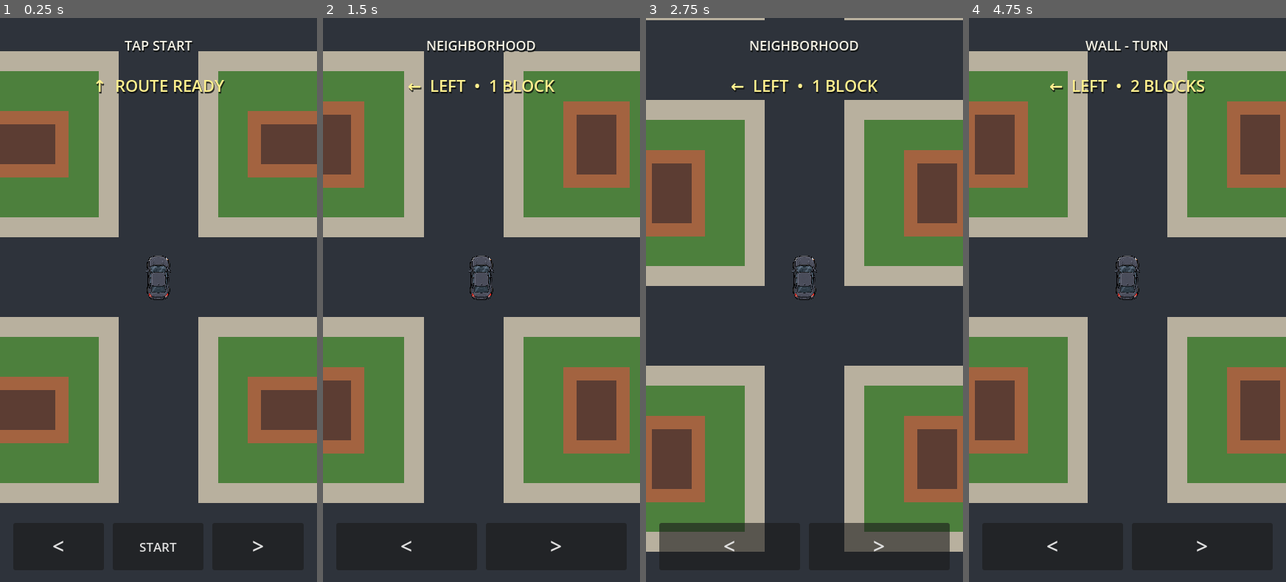
Above: before the commit, frames 1-4 (left to right).
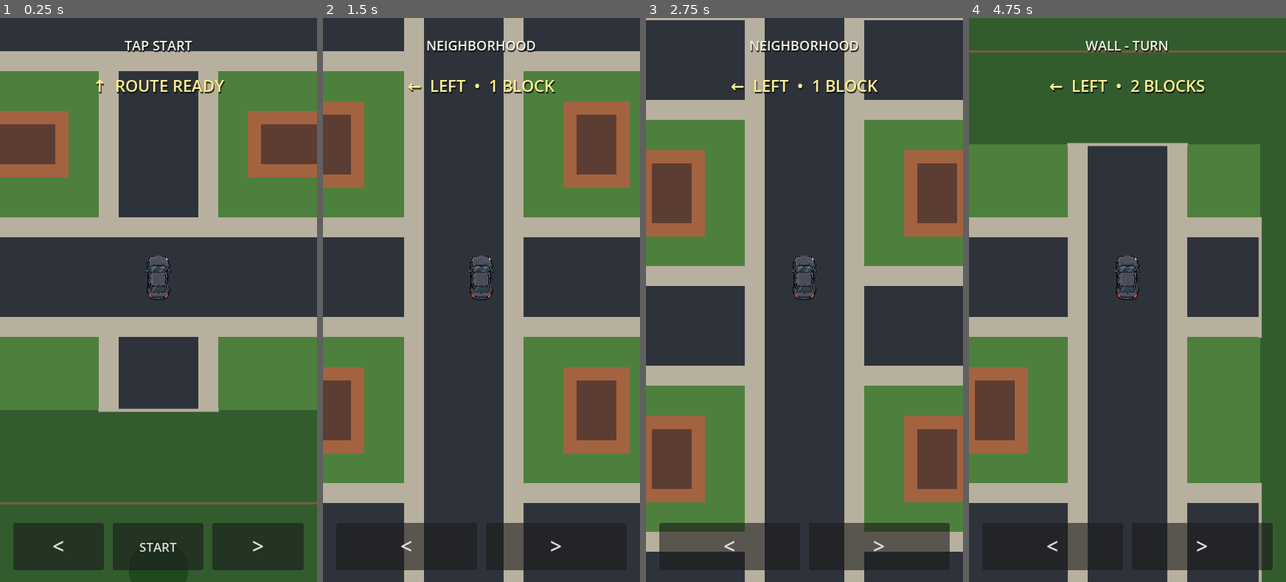
Above: after the commit, the same moments.

Repository: patrickcallahancomedy/comedian
Game: Godot game, scene res://scenes/drive/drive_module.tscn
Same seed, same stepped clock (60 frames per second), same inputs: the game is played once before the commit and once after it.
Inputs (mouse positions are in pixels of both pictures, inside the frame that each line leads up to):
- Up to frame 1 (0.25 s): no input
- Up to frame 2 (1.5 s): click "START" at 0.5 s; tap Enter (ui_accept) at 1.25 s; move the mouse to (551, 271) at 1.27 s; hold Right from 1.28 s (still down); tap Space at 1.35 s; click (551, 271) at 1.42 s
- Up to frame 3 (2.75 s): tap Enter (ui_accept) at 1.52 s; release Right at 2 s; drag from (741, 328) to (788, 412) at 2.02 s
- Up to frame 4 (4.75 s): move the mouse to (1159, 175) at 2.77 s; hold Right 2.78-3.5 s; tap Space at 2.85, 4.35 s; drag from (1111, 412) to (1032, 215) at 3.52 s; move the mouse to (1222, 384) at 4.27 s; hold Left from 4.28 s (still down); tap Enter (ui_accept) at 4.52 s

The runs differ from the first frame. In frame 1, 29% of the frame differs, in the area x 0-100%, y 5-100%; in frame 2, 4.2%; in frame 3, 4.1%; in frame 4, 35%, in the area x 0-100%, y 0-100%.

Commit message:
Style neighborhood edges as clear boundaries

Diff:
--- a/godot/scripts/drive/drive_grid_controller.gd
+++ b/godot/scripts/drive/drive_grid_controller.gd
@@ -28,6 +28,10 @@
 const NEIGHBORHOOD_ROAD_WIDTH := 12.0
 const NEIGHBORHOOD_SIDEWALK_WIDTH := 18.0
 const NEIGHBORHOOD_VISUAL_PADDING_CELLS := 2
+const NEIGHBORHOOD_EDGE_COLOR := Color(0.20, 0.36, 0.18)
+const NEIGHBORHOOD_FENCE_COLOR := Color(0.48, 0.36, 0.24)
+const NEIGHBORHOOD_TREE_COLOR := Color(0.12, 0.29, 0.12)
+const NEIGHBORHOOD_EDGE_OFFSET := 14.0
 const CONNECTOR_COLOR := Color(0.93, 0.56, 0.20)
 const HIGHWAY_COLOR := Color(0.72, 0.42, 0.58)
 const CITY_COLOR := Color(0.42, 0.44, 0.48)
@@ -440,64 +444,55 @@
 
 
 func _draw_neighborhood() -> void:
-	# The playable neighborhood is still a 4x4 logical grid, but the visual
-	# neighborhood extends beyond it so the edge of the game board never shows
-	# as empty black space when the fixed car reaches a perimeter street.
-	var logical_rect := MAP.NEIGHBORHOOD_RECT
+	# The logical 4x4 neighborhood stays unchanged. The extra visual area now
+	# reads as a boundary instead of more drivable streets.
+	var rect := MAP.NEIGHBORHOOD_RECT
 	var padding := float(MAP.NEIGHBORHOOD_CELL * NEIGHBORHOOD_VISUAL_PADDING_CELLS)
-	var visual_rect := logical_rect.grow(padding)
-
-	_draw_world_rect(visual_rect, NEIGHBORHOOD_COLOR)
-
-	var first_index := -NEIGHBORHOOD_VISUAL_PADDING_CELLS
-	var last_index := MAP.NEIGHBORHOOD_SIZE.x + NEIGHBORHOOD_VISUAL_PADDING_CELLS
-
-	# Sidewalks.
-	for x_index in range(first_index, last_index):
-		var center_x := logical_rect.position.x + (float(x_index) + 0.5) * MAP.NEIGHBORHOOD_CELL
+	var visual_rect := rect.grow(padding)
+
+	# Darker outer landscaping clearly separates the playable neighborhood.
+	_draw_world_rect(visual_rect, NEIGHBORHOOD_EDGE_COLOR)
+	_draw_world_rect(rect, NEIGHBORHOOD_COLOR)
+
+	# Sidewalks and roads exist only inside the playable rectangle.
+	for x_index in range(MAP.NEIGHBORHOOD_SIZE.x):
+		var center_x := rect.position.x + (float(x_index) + 0.5) * MAP.NEIGHBORHOOD_CELL
 		_draw_world_rect(
 			Rect2(
-				Vector2(center_x - NEIGHBORHOOD_SIDEWALK_WIDTH * 0.5, visual_rect.position.y),
-				Vector2(NEIGHBORHOOD_SIDEWALK_WIDTH, visual_rect.size.y)
+				Vector2(center_x - NEIGHBORHOOD_SIDEWALK_WIDTH * 0.5, rect.position.y),
+				Vector2(NEIGHBORHOOD_SIDEWALK_WIDTH, rect.size.y)
 			),
 			NEIGHBORHOOD_SIDEWALK_COLOR
 		)
-
-	for y_index in range(first_index, last_index):
-		var center_y := logical_rect.position.y + (float(y_index) + 0.5) * MAP.NEIGHBORHOOD_CELL
 		_draw_world_rect(
 			Rect2(
-				Vector2(visual_rect.position.x, center_y - NEIGHBORHOOD_SIDEWALK_WIDTH * 0.5),
-				Vector2(visual_rect.size.x, NEIGHBORHOOD_SIDEWALK_WIDTH)
+				Vector2(center_x - NEIGHBORHOOD_ROAD_WIDTH * 0.5, rect.position.y),
+				Vector2(NEIGHBORHOOD_ROAD_WIDTH, rect.size.y)
+			),
+			NEIGHBORHOOD_ROAD_COLOR
+		)
+
+	for y_index in range(MAP.NEIGHBORHOOD_SIZE.y):
+		var center_y := rect.position.y + (float(y_index) + 0.5) * MAP.NEIGHBORHOOD_CELL
+		_draw_world_rect(
+			Rect2(
+				Vector2(rect.position.x, center_y - NEIGHBORHOOD_SIDEWALK_WIDTH * 0.5),
+				Vector2(rect.size.x, NEIGHBORHOOD_SIDEWALK_WIDTH)
 			),
 			NEIGHBORHOOD_SIDEWALK_COLOR
 		)
-
-	# Roads.
-	for x_index in range(first_index, last_index):
-		var center_x := logical_rect.position.x + (float(x_index) + 0.5) * MAP.NEIGHBORHOOD_CELL
 		_draw_world_rect(
 			Rect2(
-				Vector2(center_x - NEIGHBORHOOD_ROAD_WIDTH * 0.5, visual_rect.position.y),
-				Vector2(NEIGHBORHOOD_ROAD_WIDTH, visual_rect.size.y)
+				Vector2(rect.position.x, center_y - NEIGHBORHOOD_ROAD_WIDTH * 0.5),
+				Vector2(rect.size.x, NEIGHBORHOOD_ROAD_WIDTH)
 			),
 			NEIGHBORHOOD_ROAD_COLOR
 		)
 
-	for y_index in range(first_index, last_index):
-		var center_y := logical_rect.position.y + (float(y_index) + 0.5) * MAP.NEIGHBORHOOD_CELL
-		_draw_world_rect(
-			Rect2(
-				Vector2(visual_rect.position.x, center_y - NEIGHBORHOOD_ROAD_WIDTH * 0.5),
-				Vector2(visual_rect.size.x, NEIGHBORHOOD_ROAD_WIDTH)
-			),
-			NEIGHBORHOOD_ROAD_COLOR
-		)
-
-	# Simple house blocks in the grass between streets.
-	for lot_y in range(first_index, last_index - 1):
-		for lot_x in range(first_index, last_index - 1):
-			var lot_center := logical_rect.position + Vector2(
+	# Simple houses stay inside the playable neighborhood.
+	for lot_y in range(3):
+		for lot_x in range(3):
+			var lot_center := rect.position + Vector2(
 				float(lot_x + 1) * MAP.NEIGHBORHOOD_CELL,
 				float(lot_y + 1) * MAP.NEIGHBORHOOD_CELL
 			)
@@ -513,6 +508,102 @@
 				),
 				NEIGHBORHOOD_ROOF_COLOR
 			)
+
+	_draw_neighborhood_boundary(visual_rect)
+
+
+func _draw_neighborhood_boundary(visual_rect: Rect2) -> void:
+	var rect := MAP.NEIGHBORHOOD_RECT
+	var gate_cell := MAP.NEIGHBORHOOD_GATE
+	var gate_side := MAP.NEIGHBORHOOD_GATE_SIDE
+	var fence_top := rect.position.y - NEIGHBORHOOD_EDGE_OFFSET
+	var fence_bottom := rect.end.y + NEIGHBORHOOD_EDGE_OFFSET
+	var fence_left := rect.position.x - NEIGHBORHOOD_EDGE_OFFSET
+	var fence_right := rect.end.x + NEIGHBORHOOD_EDGE_OFFSET
+
+	# Fence / hedge line around the outside. The real exit is left open.
+	_draw_world_line(
+		Vector2(visual_rect.position.x + 8.0, fence_top),
+		Vector2(visual_rect.end.x - 8.0, fence_top),
+		NEIGHBORHOOD_FENCE_COLOR,
+		3.0
+	)
+	_draw_world_line(
+		Vector2(visual_rect.position.x + 8.0, fence_bottom),
+		Vector2(visual_rect.end.x - 8.0, fence_bottom),
+		NEIGHBORHOOD_FENCE_COLOR,
+		3.0
+	)
+	_draw_world_line(
+		Vector2(fence_left, visual_rect.position.y + 8.0),
+		Vector2(fence_left, visual_rect.end.y - 8.0),
+		NEIGHBORHOOD_FENCE_COLOR,
+		3.0
+	)
+
+	var gate_top := rect.position.y + gate_cell.y * MAP.NEIGHBORHOOD_CELL
+	var gate_bottom := gate_top + MAP.NEIGHBORHOOD_CELL
+	if gate_side == Vector2i.RIGHT:
+		_draw_world_line(
+			Vector2(fence_right, visual_rect.position.y + 8.0),
+			Vector2(fence_right, gate_top - 5.0),
+			NEIGHBORHOOD_FENCE_COLOR,
+			3.0
+		)
+		_draw_world_line(
+			Vector2(fence_right, gate_bottom + 5.0),
+			Vector2(fence_right, visual_rect.end.y - 8.0),
+			NEIGHBORHOOD_FENCE_COLOR,
+			3.0
+		)
+	else:
+		_draw_world_line(
+			Vector2(fence_right, visual_rect.position.y + 8.0),
+			Vector2(fence_right, visual_rect.end.y - 8.0),
+			NEIGHBORHOOD_FENCE_COLOR,
+			3.0
+		)
+
+	# Close every perimeter road visually except the actual neighborhood exit.
+	for x_index in range(MAP.NEIGHBORHOOD_SIZE.x):
+		var center_x := rect.position.x + (float(x_index) + 0.5) * MAP.NEIGHBORHOOD_CELL
+		_draw_dead_end_cap(Vector2(center_x, rect.position.y), Vector2.UP)
+		_draw_dead_end_cap(Vector2(center_x, rect.end.y), Vector2.DOWN)
+
+	for y_index in range(MAP.NEIGHBORHOOD_SIZE.y):
+		var center_y := rect.position.y + (float(y_index) + 0.5) * MAP.NEIGHBORHOOD_CELL
+		_draw_dead_end_cap(Vector2(rect.position.x, center_y), Vector2.LEFT)
+		if not (gate_side == Vector2i.RIGHT and gate_cell.y == y_index):
+			_draw_dead_end_cap(Vector2(rect.end.x, center_y), Vector2.RIGHT)
+
+	# Sparse landscaping makes the boundary feel physical without adding assets.
+	for index in range(4):
+		var along_x := rect.position.x + (float(index) + 0.5) * MAP.NEIGHBORHOOD_CELL
+		var along_y := rect.position.y + (float(index) + 0.5) * MAP.NEIGHBORHOOD_CELL
+		_draw_world_circle(Vector2(along_x, fence_top - 10.0), 4.5, NEIGHBORHOOD_TREE_COLOR)
+		_draw_world_circle(Vector2(along_x, fence_bottom + 10.0), 4.5, NEIGHBORHOOD_TREE_COLOR)
+		_draw_world_circle(Vector2(fence_left - 10.0, along_y), 4.5, NEIGHBORHOOD_TREE_COLOR)
+		if not (gate_side == Vector2i.RIGHT and gate_cell.y == index):
+			_draw_world_circle(Vector2(fence_right + 10.0, along_y), 4.5, NEIGHBORHOOD_TREE_COLOR)
+
+
+func _draw_dead_end_cap(center: Vector2, direction: Vector2) -> void:
+	var half_width := NEIGHBORHOOD_SIDEWALK_WIDTH * 0.5
+	var tangent := Vector2(-direction.y, direction.x)
+	_draw_world_line(
+		center - tangent * half_width,
+		center + tangent * half_width,
+		NEIGHBORHOOD_SIDEWALK_COLOR,
+		4.0
+	)
+
+
+func _draw_world_circle(center: Vector2, radius: float, color: Color) -> void:
+	draw_circle(
+		_world_to_screen(center),
+		radius * WORLD_ZOOM,
+		color
+	)
 
 
 func _draw_grid_zone(rect: Rect2, cell_size: int, color: Color) -> void:
